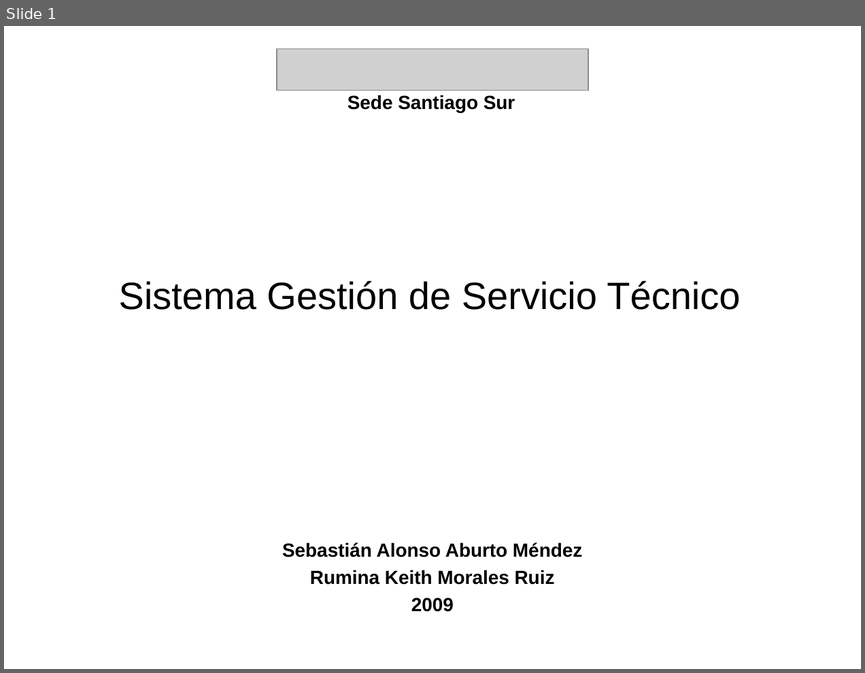
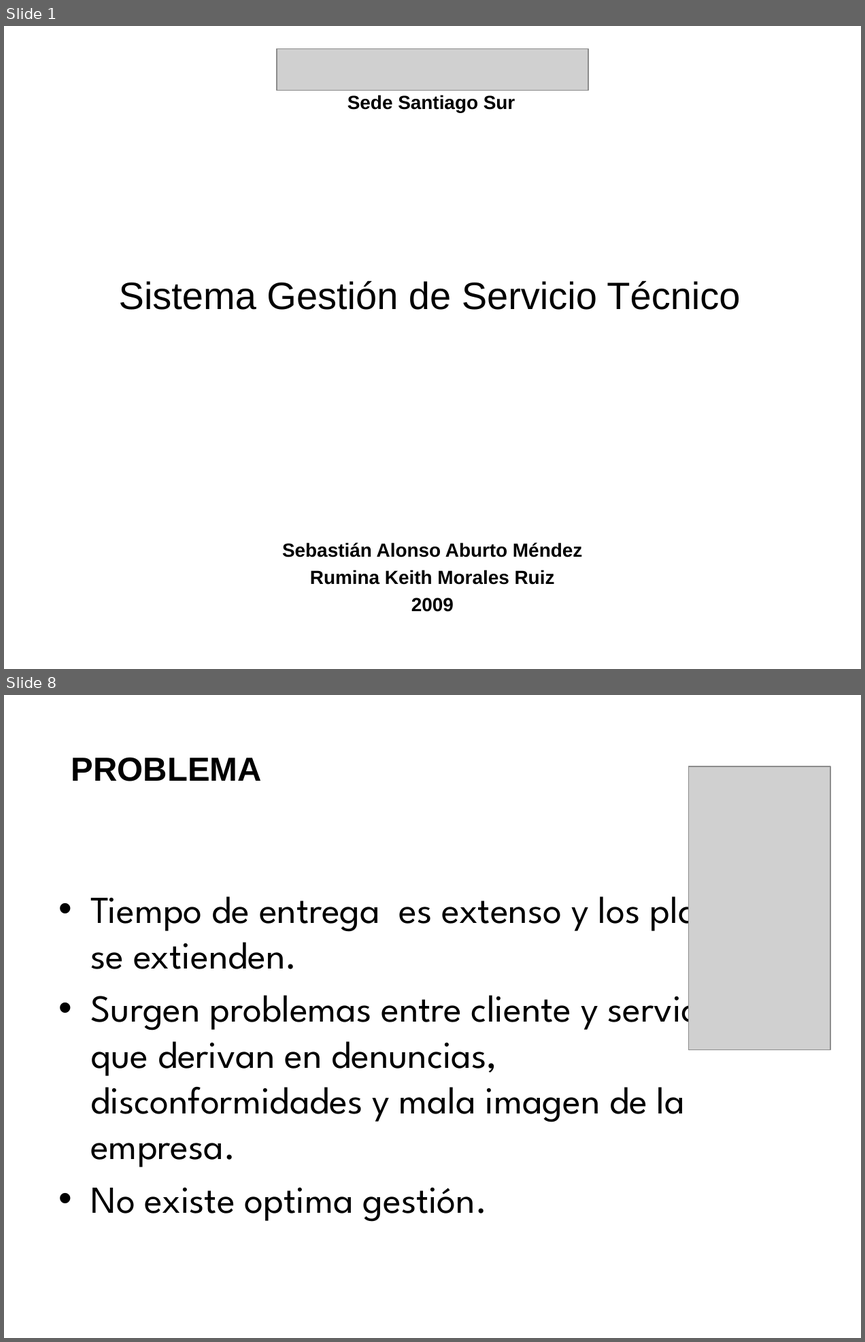
Before and after one commit to saburto/sigset, a slide deck: sigset/documentos/Documentos finales/Presentacion.pptx. Shown one above the other, each under a label of ours: slide 1 before the commit, slides 1 and 8 after it; the slides between them are not shown. The pictures are 865x673 and 865x1342 pixels, drawn with LibreOffice and Linux fonts; fonts in the diff are those of the drawing; grey boxes stand for pictures; background and template pictures are left out. Boxes give left, top, right and bottom in pixels: in the first picture for what was removed or moved away, otherwise in the second. Text is boxed around its words. In the diff, an @@ line names an element or a change of style, - is before the commit and + after.

```diff
--- a/sigset/documentos/Documentos finales/Presentacion.pptx
+++ b/sigset/documentos/Documentos finales/Presentacion.pptx
@@ slide 8 added at (4,695,861,1338), background picture (left out) @@
@@ text added at (71,757,262,781), 28 pt, text #000000, bold @@
+PROBLEMA
@@ picture added at (689,766,830,1049) @@
@@ text added at (90,885,735,1221), 32 pt, text #000000 @@
+• Tiempo de entrega es extenso y los plazo se extienden.
+• Surgen problemas entre cliente y servicio, que derivan en denuncias, disconformidades y mala imagen de la empresa.
+• No existe optima gestión.
```
Also in this commit, not shown: 3 slides changed, 23 other slides added, 1 slide removed.
